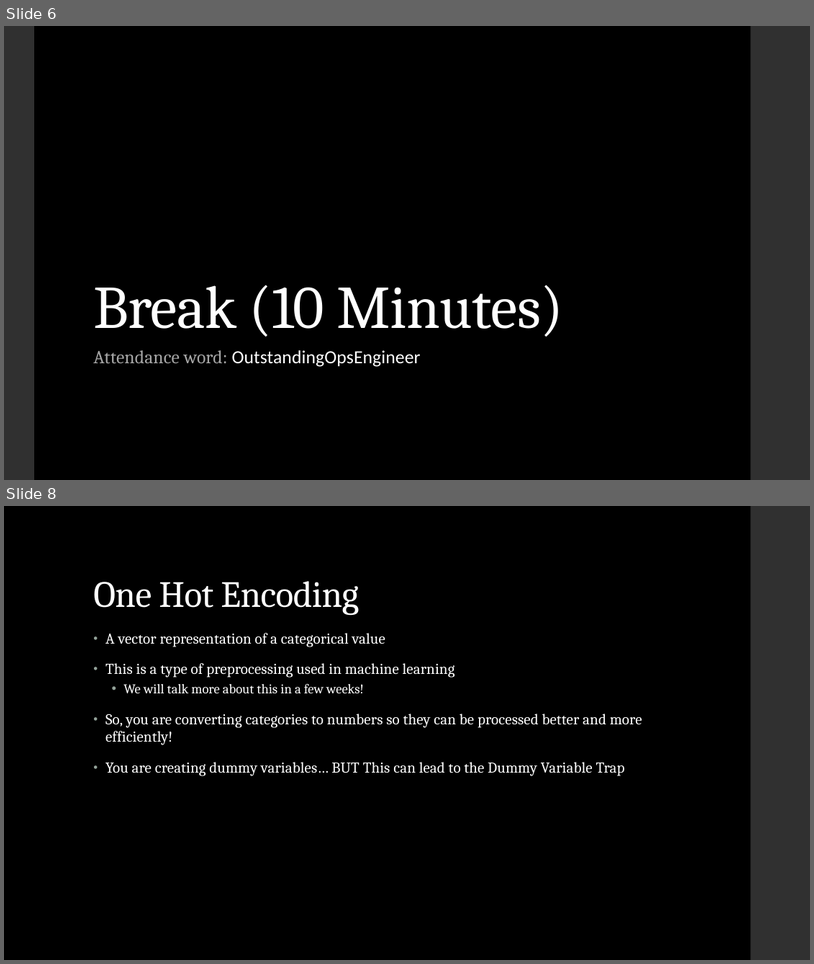
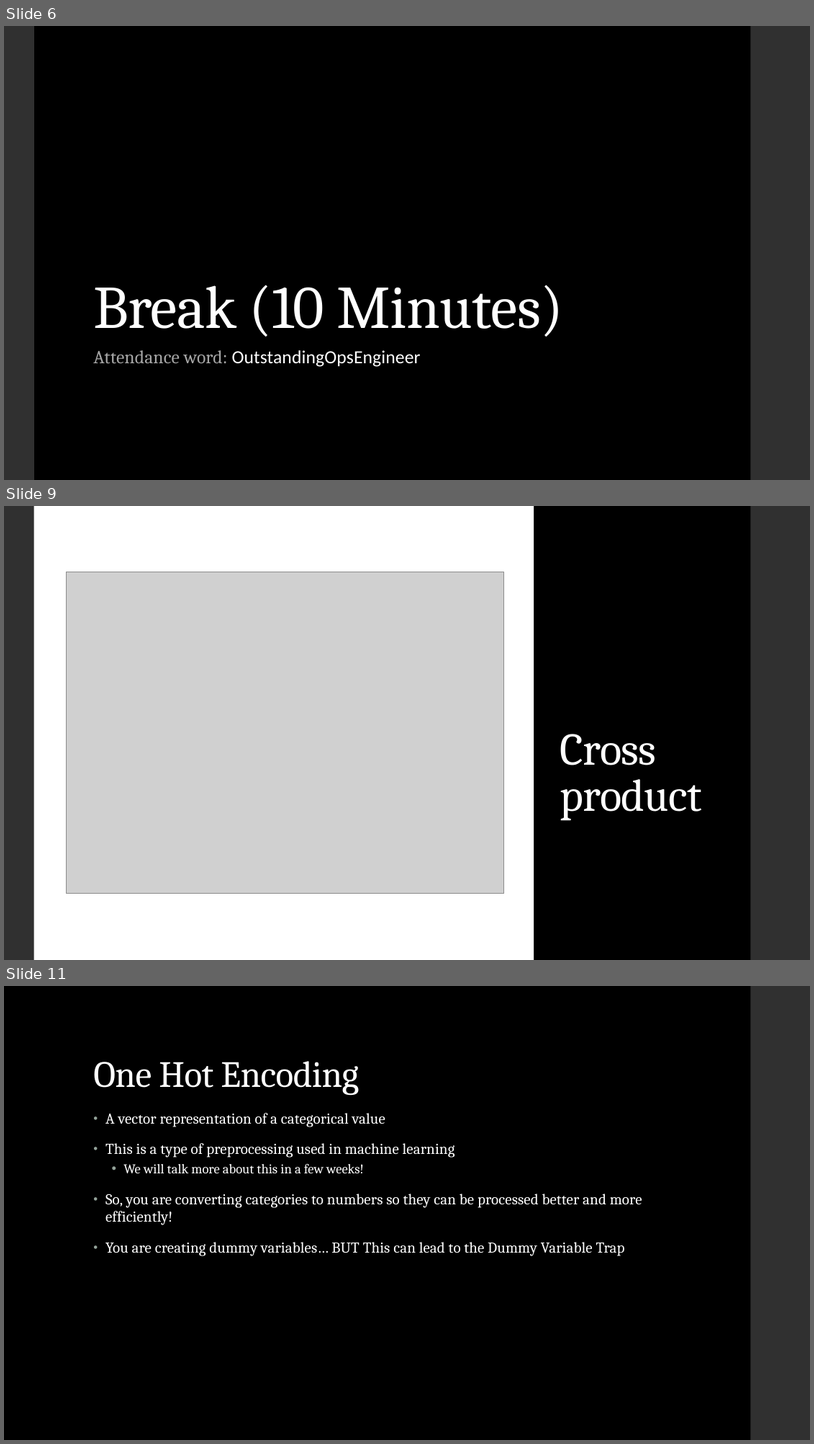
Before and after one commit to LaunchCoderGirlSTL/Data-Science-Assignments, a slide deck: course_material/week_10/week_10_presentation.pptx. Shown one above the other, each under a label of ours: slides 6 and 8 before the commit, slides 6, 9 and 11 after it; the slides between them are not shown. The pictures are 814x964 and 814x1444 pixels, drawn with LibreOffice and Linux fonts; fonts in the diff are those of the drawing; grey boxes stand for pictures. Boxes give left, top, right and bottom in pixels: in the first picture for what was removed or moved away, otherwise in the second. Text is boxed around its words. In the diff, an @@ line names an element or a change of style, - is before the commit and + after.

```diff
--- a/course_material/week_10/week_10_presentation.pptx
+++ b/course_material/week_10/week_10_presentation.pptx
@@ slide 9 added at box(4, 506, 810, 960), background #000000 @@
@@ rectangle added at box(4, 506, 34, 960), fill #303030 @@
@@ rectangle added at box(34, 506, 534, 960), fill #FFFFFF @@
@@ rectangle added at box(751, 506, 810, 960), fill #303030 @@
@@ picture added at box(67, 572, 504, 893) @@
@@ title added at box(561, 734, 703, 821), 54 pt, text #FFFFFF @@
+Cross product
@@ what was slide 8 is now slide 11 @@
```
Also in this commit, not shown: 2 slides changed, 2 other slides added, 4 other files.
